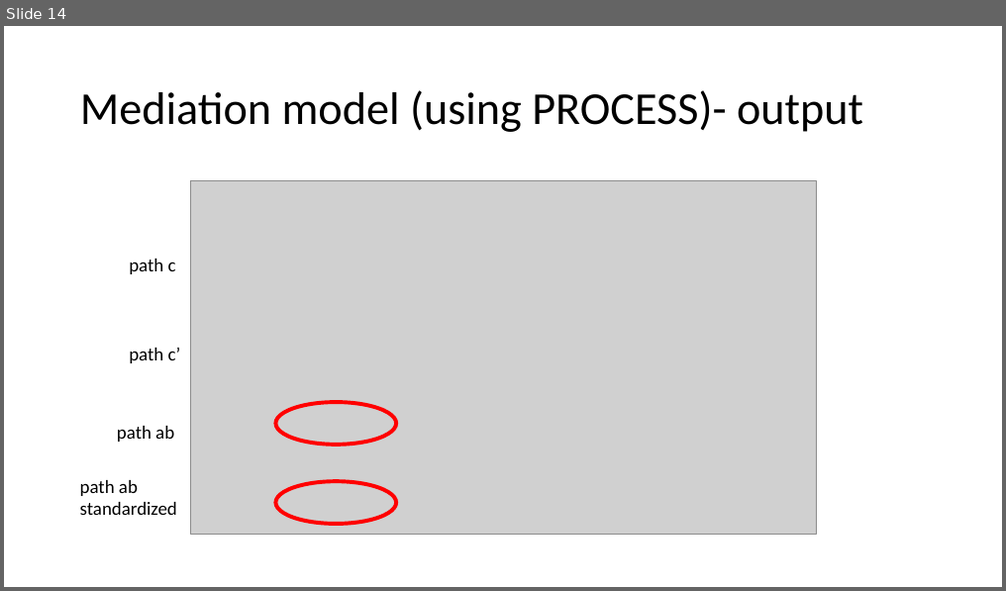
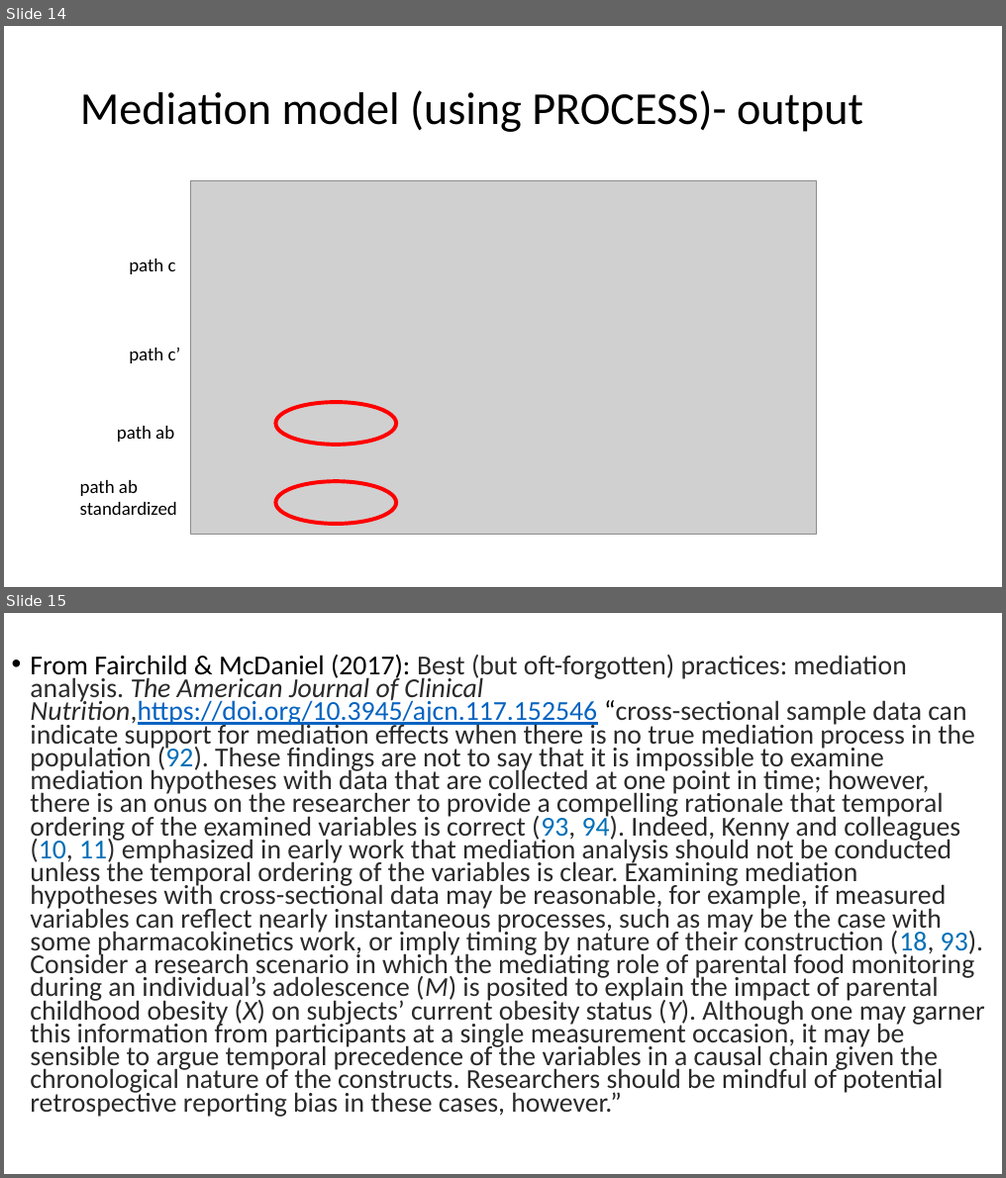
Before and after one commit to scream104/psych596, a slide deck: lecture-slides_upload/lab-activity/7-lab activity-mod-med.pptx. Shown one above the other, each under a label of ours: slide 14 before the commit, slides 14 and 15 after it. The pictures are 1006x591 and 1006x1178 pixels, drawn with LibreOffice and Linux fonts; fonts in the diff are those of the drawing; grey boxes stand for pictures. Boxes give left, top, right and bottom in pixels: in the first picture for what was removed or moved away, otherwise in the second. Text is boxed around its words. In the diff, an @@ line names an element or a change of style, - is before the commit and + after.

```diff
--- a/lecture-slides_upload/lab-activity/7-lab activity-mod-med.pptx
+++ b/lecture-slides_upload/lab-activity/7-lab activity-mod-med.pptx
@@ slide 15 added at box(4, 613, 1002, 1174), background #FFFFFF @@
@@ text added at box(30, 655, 984, 1117), 26.4 pt, text #2A2A2A @@
+• From Fairchild & McDaniel (2017): Best (but oft-forgotten) practices: mediation analysis. The American Journal of Clinical Nutrition,https://doi.org/10.3945/ajcn.117.152546 “cross-sectional sample data can indicate support for mediation effects when there is no true mediation process in the population (92). These findings are not to say that it is impossible to examine mediation hypotheses with data that are collected at one point in time; however, there is an onus on the researcher to provide a compelling rationale that temporal ordering of the examined variables is correct (93, 94). Indeed, Kenny and colleagues (10, 11) emphasized in early work that mediation analysis should not be conducted unless the temporal ordering of the variables is clear. Examining mediation hypotheses with cross-sectional data may be reasonable, for example, if measured variables can reflect nearly instantaneous processes, such as may be the case with some pharmacokinetics work, or imply timing by nature of their construction (18, 93). Consider a research scenario in which the mediating role of parental food monitoring during an individual’s adolescence (M) is posited to explain the impact of parental childhood obesity (X) on subjects’ current obesity status (Y). Although one may garner this information from participants at a single measurement occasion, it may be sensible to argue temporal precedence of the variables in a causal chain given the chronological nature of the constructs. Researchers should be mindful of potential retrospective reporting bias in these cases, however.”
```
Also in this commit, not shown: 2 slides changed, 3 other files.
